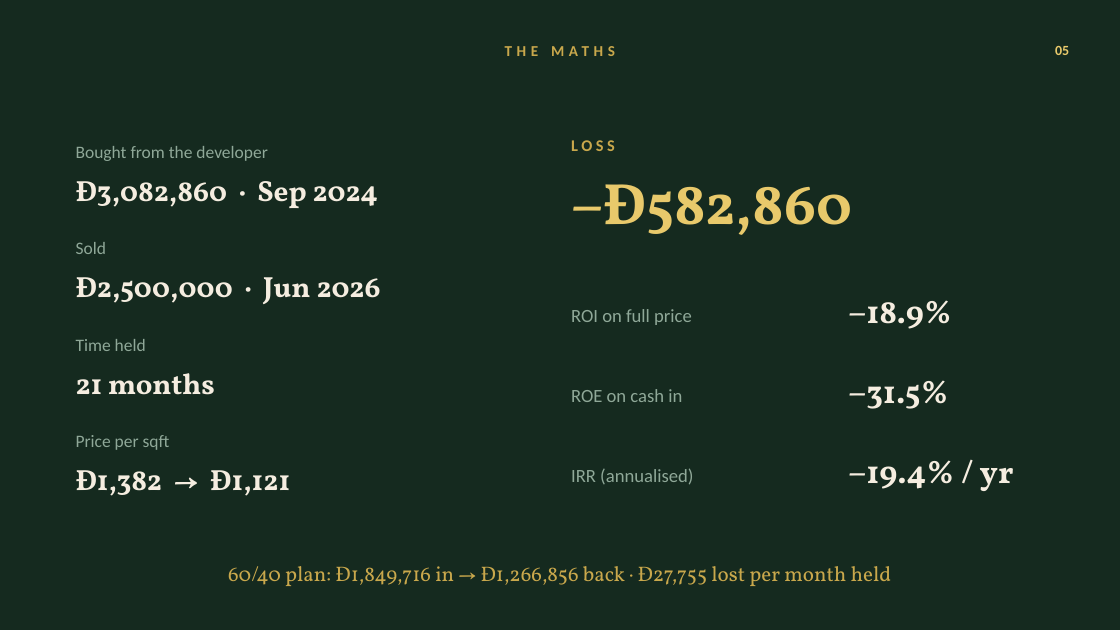
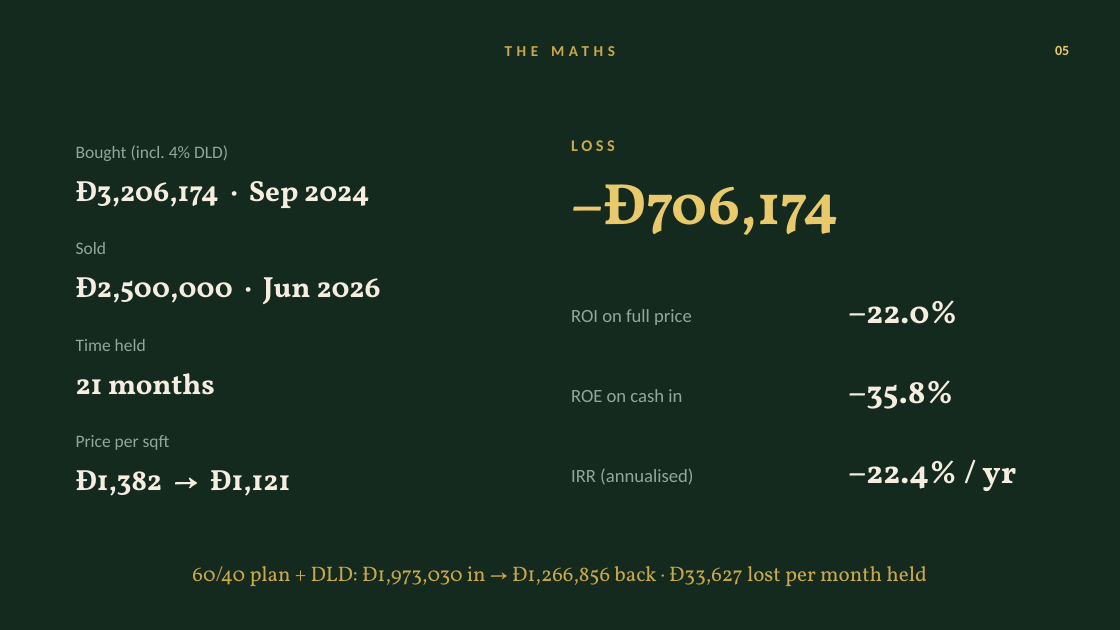
Before and after one commit to calum7macleod/dashboards, a slide deck: slide 5 of content-assets/lagoons-ep2/lagoons-ep2-gone-wrong.pptx. Drawn at 1120x630 pixels with LibreOffice and Linux fonts; fonts in the diff are those of the drawing. Boxes give left, top, right and bottom in pixels: in the first picture for what was removed or moved away, otherwise in the second. Text is boxed around its words. In the diff, an @@ line names an element or a change of style, - is before the commit and + after.

```diff
--- a/content-assets/lagoons-ep2/lagoons-ep2-gone-wrong.pptx
+++ b/content-assets/lagoons-ep2/lagoons-ep2-gone-wrong.pptx
@@ text at box(76, 145, 228, 161): text changed @@
-Bought from the developer
+Bought (incl. 4% DLD)
@@ text at box(76, 181, 369, 208): text changed @@
-Đ3,082,860 · Sep 2024
+Đ3,206,174 · Sep 2024
@@ text at box(571, 184, 839, 235): text changed @@
-−Đ582,860
+−Đ706,174
@@ text at box(848, 300, 957, 324): text changed @@
-−18.9%
+−22.0%
@@ text at box(848, 380, 954, 409): text changed @@
-−31.5%
+−35.8%
@@ text at box(848, 460, 1016, 491): text changed @@
-−19.4% / yr
+−22.4% / yr
@@ text at box(192, 566, 927, 586): text changed @@
-60/40 plan: Đ1,849,716 in → Đ1,266,856 back · Đ27,755 lost per month held
+60/40 plan + DLD: Đ1,973,030 in → Đ1,266,856 back · Đ33,627 lost per month held
```
Also in this commit, not shown: 2 other slides changed.
